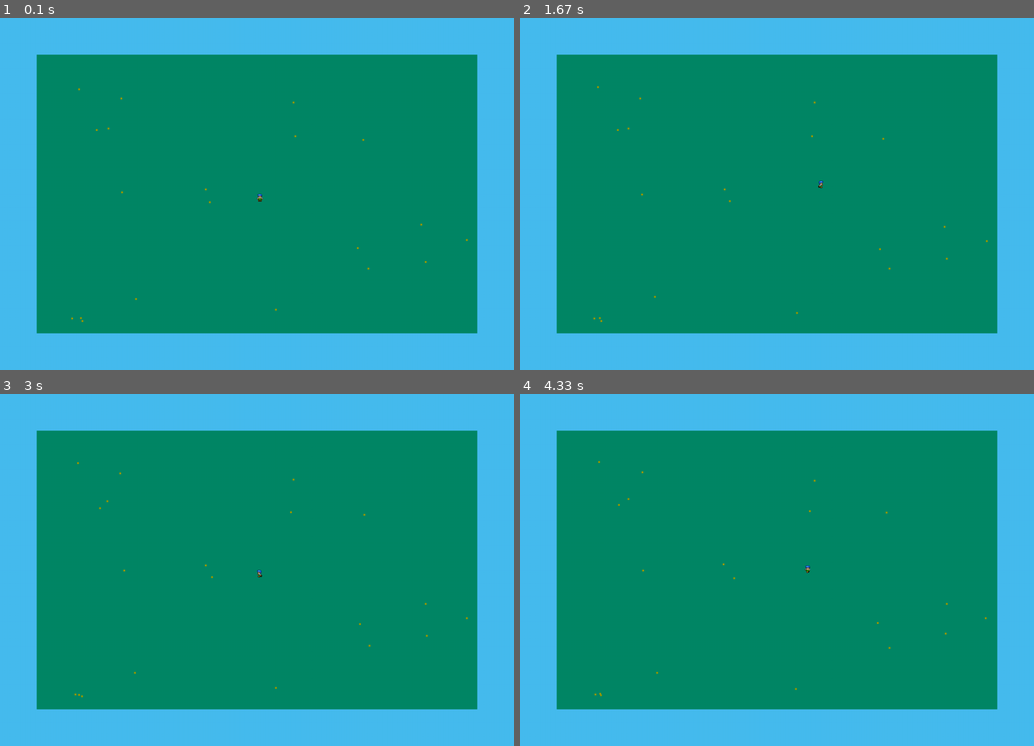
Above: before the commit, frames 1-4 (two rows, left to right).
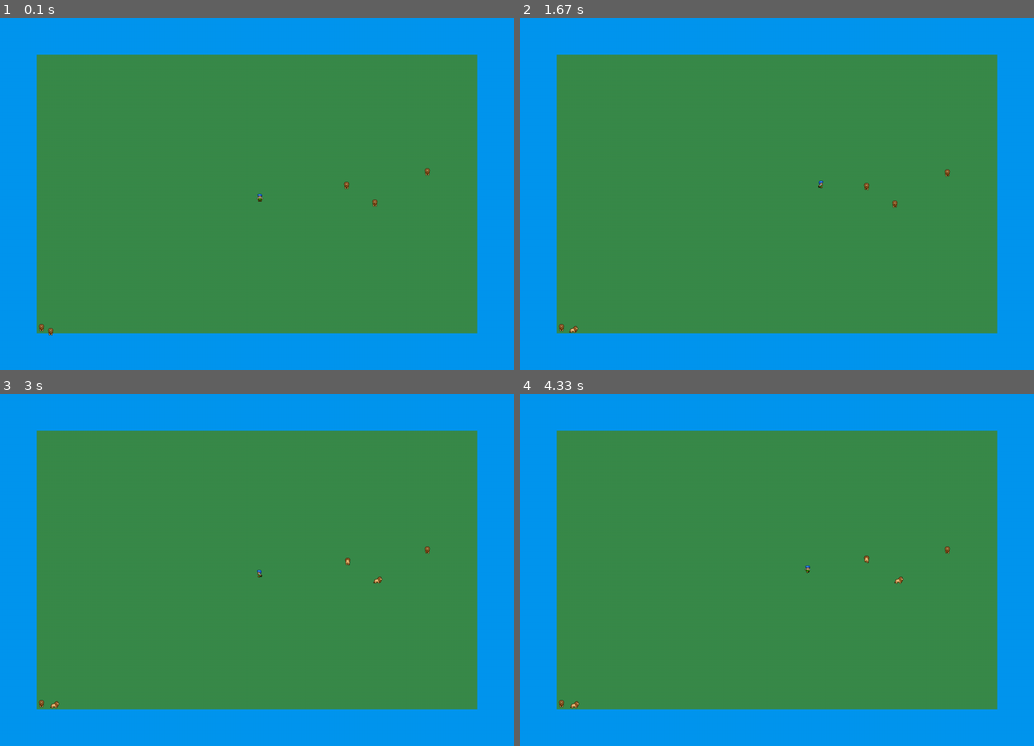
Above: after the commit, the same moments.

Repository: Kristiankaspersen/the-special-pygame
Game: pygame game, started from main.py
Same seed, same stepped clock (60 frames per second), same inputs: the game is played once before the commit and once after it.
Inputs:
- Up to frame 1 (0.1 s): no input
- Up to frame 2 (1.67 s): hold D 0.33-0.8 s; hold W 0.83-1.13 s; hold D 1.17-1.63 s
- Up to frame 3 (3 s): hold A 1.67-2.2 s; hold S 2.23-2.53 s; hold A 2.57-2.97 s
- Up to frame 4 (4.33 s): hold W 3-3.37 s; hold D 3.4-4.03 s; hold S from 4.07 s (still down)

The runs differ from the first frame. In frame 1, 100% of the frame differs, in the area x 0-100%, y 0-100%; in frame 2, 100%; in frame 3, 100%; in frame 4, 100%.

Commit message:
Lions and more

Diff:
--- a/animal.py
+++ b/animal.py
@@ -3,7 +3,7 @@
 
 class Animal:
     all = []
-    def __init__(self,x,y,speed,laziness,health,width,height):
+    def __init__(self, x, y, speed, laziness, health, width, height):
         self.x = x
         self.y = y
         self.speed = speed
@@ -11,33 +11,102 @@
         self.width = width
         self.height = height
         self.laziness = laziness
+        self.animal_type = "Animal"
 
         Animal.all.append(self)
 
 
-    def draw_animal(self, screen):
-        color = (153,153,0)
-        pygame.draw.rect(screen, color, pygame.Rect(self.x, self.y, self.width, self.height))
+    def draw_animal(self, screen, images=[], animate_num=-1, move=False):
+        if animate_num != -1 and images and move:
+            self.surface = pygame.image.load(f"animals/{self.animal_type}/{images[animate_num]}").convert_alpha()
+        self.animal_rect = self.surface.get_rect(topleft = (self.x,self.y))
+        screen.blit(self.surface,self.animal_rect)
 
-    def animal_movement(self, island):
-        num1 = random.randint(1,4)
-        num2 = random.randint(1,self.laziness)
-        if num2 < 3:
-            if num1 == 1 and self.x > island.x:
+
+    def animal_movement(self, island, screen, animate_num):
+        self.width = self.surface.get_width()
+        self.height = self.surface.get_height()
+        screen = screen
+        move_direction = random.randint(1,4)
+        num_move = random.randint(1,self.laziness)
+        if num_move < 3:
+            if move_direction == 1:
                 self.x -= self.speed
-            elif num1 == 2 and self.y > island.y:
+                self.check_bounds(island, screen)
+                images = ["L.png", "LR.png", "LL.png"]
+                self.draw_animal(screen, images, animate_num, True)
+            elif move_direction == 2:
                 self.y -= self.speed
-            elif num1 == 3 and self.x + self.width < island.x + island.width:
+                self.check_bounds(island, screen)
+                images = ["B.png", "BR.png", "BL.png"]
+                self.draw_animal(screen, images, animate_num, True)
+            elif move_direction == 3:
                 self.x += self.speed
-            elif num1 == 4 and self.y + self.height < island.y + island.height:
+                self.check_bounds(island, screen)
+                images = ["R.png", "RR.png", "RL.png"]
+                self.draw_animal(screen, images, animate_num, True)
+            elif move_direction == 4:
                 self.y += self.speed
+                self.check_bounds(island, screen)
+                images = ["F.png", "FR.png", "FL.png"]
+                self.draw_animal(screen, images, animate_num, True)
+        self.draw_animal(screen, animate_num)
 
+    #Make sure the animals stay within their bounds
+    def check_bounds(self, island, screen):
+        if not self.animal_type == "fish":
+            if self.x < island.x:
+                self.x = island.x
+            elif self.y < island.y:
+                self.y = island.y
+            elif self.x + self.width > island.width + island.offset:
+                self.x = island.width + island.offset - self.width
+            elif self.y + self.height > island.height + island.offset:
+                self.y = island.height + island.offset - self.height
+        #Fish colliding with island
+        else:
+            if self.x < 0:
+                self.x = 0
+            elif self.x + self.width > screen.get_width():
+                self.x = screen.get_width() - self.width
+            elif self.y < 0:
+                self.y = 0
+            elif self.y + self.height > screen.get_height():
+                self.y = screen.get_height() + self.height
+
+            #Left side
+            elif self.x + self.width > island.offset and self.x + self.width < island.offset + 10 and self.y > island.offset and self.y + self.height < screen.get_height() - island.offset:
+                self.x = island.offset - self.width
+
+            #Right side
+            elif self.x < island.width and self.x > island.width - 10 and self.y > island.offset and self.y + self.height < screen.get_height() - island.offset:
+                self.x = island.width
+
+            #Top side
+            elif self.y + self.height > island.offset and self.y + self.height < island.offset + 10 and self.x > island.offset and self.x + self.width < screen.get_width() - island.offset:
+                self.y = island.offset + self.height
+
+            #Bottom side
+            elif self.y < island.height and self.y > island.height - 10 and self.x > island.offset and self.x + self.width < screen.get_width() - island.offset:
+                self.y = island.height
+
+class Lion(Animal):
+    def __init__(self, x, y, speed, laziness, health, width, height):
+        super().__init__(x, y, speed, laziness, health, width, height)
+
+        self.animal_type = "lion"
+        self.surface = pygame.image.load(f"animals/{self.animal_type}/F.png").convert_alpha()
+
+        Animal.all.append(self)
+        Lion.all.append(self)
 
 
 class Baboon(Animal):
     all = []
     def __init__(self, x, y, speed, laziness, health, width, height):
         super().__init__(x, y, speed, laziness, health, width, height)
+
+        self.animal_type = "baboon"
 
         Animal.all.append(self)
         Baboon.all.append(self)
@@ -46,6 +115,7 @@
     def __init__(self, x, y, speed, laziness, health, width, height):
         super().__init__(x, y, speed, laziness, health, width, height)
 
+        self.animal_type = "hippo"
         Animal.all.append(self)
         Hippo.all.append(self)
 
@@ -53,5 +123,6 @@
     def __init__(self, x, y, speed, laziness, health, width, height):
         super().__init__(x, y, speed, laziness, health, width, height)
 
+        self.animal_type = "fish"
         Animal.all.append(self)
         Fish.all.append(self)
--- a/island.py
+++ b/island.py
@@ -2,25 +2,51 @@
 
 class Island:
     all = []
-    def __init__(self, x, y, width, height):
+    def __init__(self, screen, x, y, width, height):
         self.offset = x
         self.x = x
         self.y = y
         self.width = width
         self.height = height
+        self.screen = screen
 
         Island.all.append(self)
 
-    def generateWater():
-        pass
+    #This generate the bottom layer of the island: Just a green rectangle
+    def generate_island_base(self):
+        self.plain_grass_surface = pygame.image.load(f"landscape/plain_grass.png").convert_alpha()
+        self.plain_grass_surface = pygame.transform.scale(self.plain_grass_surface, (self.width,self.height))
+        self.plain_grass_rect = self.plain_grass_surface.get_rect(topleft = (self.x,self.y))
+        self.screen.blit(self.plain_grass_surface,self.plain_grass_rect)
 
-    def generateTrees(self, tree):
-        # amount_of_trees = tree * random_generate
+    #This generates the water surrounding the island
+    def generateWater(self):
+        self.plain_water_surface1 = pygame.image.load(f"landscape/plain_water.png").convert_alpha()
+        self.plain_water_surface1 = pygame.transform.scale(self.plain_water_surface1, (self.plain_grass_rect.left, self.screen.get_height()))
+        self.plain_water_rect1 = self.plain_water_surface1.get_rect(topleft = (0,0))
+        self.screen.blit(self.plain_water_surface1,self.plain_water_rect1)
+
+        self.plain_water_surface2 = pygame.image.load(f"landscape/plain_water.png").convert_alpha()
+        self.plain_water_surface2 = pygame.transform.scale(self.plain_water_surface2, (self.screen.get_width(), self.plain_grass_rect.top))
+        self.plain_water_rect2 = self.plain_water_surface2.get_rect(topleft = (0,0))
+        self.screen.blit(self.plain_water_surface2,self.plain_water_rect2)
+
+        self.plain_water_surface3 = pygame.image.load(f"landscape/plain_water.png").convert_alpha()
+        self.plain_water_surface3 = pygame.transform.scale(self.plain_water_surface3, (self.screen.get_width(),self.offset))
+        self.plain_water_rect3 = self.plain_water_surface3.get_rect(topleft = (0, self.plain_grass_rect.bottom))
+        self.screen.blit(self.plain_water_surface3,self.plain_water_rect3)
+
+        self.plain_water_surface4 = pygame.image.load(f"landscape/plain_water.png").convert_alpha()
+        self.plain_water_surface4 = pygame.transform.scale(self.plain_water_surface4, (self.offset,self.screen.get_height()))
+        self.plain_water_rect4 = self.plain_water_surface4.get_rect(topleft = (self.plain_grass_rect.right,0))
+        self.screen.blit(self.plain_water_surface4,self.plain_water_rect4)
+
+    def generateTrees(self):
         pass
 
     def generateRocks(self, rocks):
         pass
 
     def draw_island(self, screen):
-        color = (0,135,102)
-        pygame.draw.rect(screen, color, pygame.Rect(self.x, self.y, self.width, self.height))
+        self.generate_island_base()
+        self.generateWater()
--- a/main.py
+++ b/main.py
@@ -1,6 +1,6 @@
 import pygame
 import random
-from animal import Baboon
+from animal import *
 from animal import Animal
 from player import Player
 from island import Island
@@ -13,7 +13,6 @@
         if animation_counter > 2:
             animation_counter = 0
         animation_timer = 0
-
 
 #Initiate Pygame
 pygame.init()
@@ -35,12 +34,18 @@
 
 # Spawn Player and Main Island
 player = Player(player_type, "Geir", 5, 10, middle_spawn[0], middle_spawn[1])
-main_island = Island(island_offset, island_offset, width - island_offset*2, height - island_offset*2 )
+main_island = Island(screen, island_offset, island_offset, width - island_offset*2, height - island_offset*2 )
 
-# Spawn Baboons
-for x in range(20):
-    Baboon(random.randint(main_island.x, main_island.width+island_offset-5), random.randint(main_island.y, main_island.height+island_offset-5), 3, 100, 5, 5, 5)
+def spawn_animals():
+    # Spawn Baboons
+    # for x in range(2):
+    #     Baboon(random.randint(main_island.x, main_island.width+island_offset-5), random.randint(main_island.y, main_island.height+island_offset-5), 3, 100, 5, 5, 5)
 
+    # Spawn Lions
+    for x in range(5):
+        Lion(random.randint(main_island.x, main_island.width+island_offset-5), random.randint(main_island.y, main_island.height+island_offset-5), 3, 400, 20, 5, 5)
+
+spawn_animals()
 running = True
 while running:
     #FPS
@@ -57,14 +62,11 @@
     #Player Movement
     player.move(main_island, animation_counter)
 
-    screen.fill((70,188,239))                           #Simple water covering the entire screen
     main_island.draw_island(screen)                     #Main Island
-    player.draw_player(screen)                          #Player
+    player.draw_player(screen)
 
     # Animal movement
     for animal in Animal.all:
-        animal.animal_movement(main_island)
-    for animal in Animal.all:
-        animal.draw_animal(screen)
+        animal.animal_movement(main_island, screen, animation_counter)
 
     pygame.display.update()
--- a/player.py
+++ b/player.py
@@ -12,7 +12,7 @@
         self.y = y
         self.speed = speed
         self.health = health
-        self.surface = pygame.image.load(f"characters/Player{self.style}/F.png").convert_alpha()
+        self.surface = pygame.image.load(f"characters/Player{style}/F.png").convert_alpha()
 
         Player.all.append(self)
 
@@ -27,12 +27,11 @@
         self.width = self.surface.get_width()
         self.height = self.surface.get_height()
         keys = pygame.key.get_pressed()
-        self.num = num
 
         #Move left
         if keys[pygame.K_a]:
             images = ["L.png", "LR.png", "LL.png"]
-            self.surface = pygame.image.load(f"characters/Player{self.style}/{images[self.num]}").convert_alpha()
+            self.surface = pygame.image.load(f"characters/Player{self.style}/{images[num]}").convert_alpha()
             if keys[pygame.K_LSHIFT]:
                 self.x -= math.floor(self.speed/2 * 1.5)
             else:
@@ -43,7 +42,7 @@
         #Move up
         if keys[pygame.K_w]:
             images = ["B.png", "BR.png", "BL.png"]
-            self.surface = pygame.image.load(f"characters/Player{self.style}/{images[self.num]}").convert_alpha()
+            self.surface = pygame.image.load(f"characters/Player{self.style}/{images[num]}").convert_alpha()
             if keys[pygame.K_LSHIFT]:
                 self.y -= math.floor(self.speed/2 * 1.5)
             else:
@@ -54,7 +53,7 @@
         #Move Right
         if keys[pygame.K_d]:
             images = ["R.png", "RR.png", "RL.png"]
-            self.surface = pygame.image.load(f"characters/Player{self.style}/{images[self.num]}").convert_alpha()
+            self.surface = pygame.image.load(f"characters/Player{self.style}/{images[num]}").convert_alpha()
             if keys[pygame.K_LSHIFT]:
                 self.x += math.floor(self.speed/2 * 1.5)
             else:
@@ -65,7 +64,7 @@
         #Move down
         if keys[pygame.K_s]:
             images = ["F.png", "FR.png", "FL.png"]
-            self.surface = pygame.image.load(f"characters/Player{self.style}/{images[self.num]}").convert_alpha()
+            self.surface = pygame.image.load(f"characters/Player{self.style}/{images[num]}").convert_alpha()
             if keys[pygame.K_LSHIFT]:
                 self.y += math.floor(self.speed/2 * 1.5)
             else:
Binary file added: animals/lion/B.png
Binary file added: animals/lion/BL.png
Binary file added: animals/lion/BR.png
Binary file added: animals/lion/F.png
Binary file added: animals/lion/FL.png
Binary file added: animals/lion/FR.png
Binary file added: animals/lion/L.png
Binary file added: animals/lion/LL.png
Binary file added: animals/lion/LR.png
Binary file added: animals/lion/R.png
Binary file added: animals/lion/RL.png
Binary file added: animals/lion/RR.png
(and 4 more such lines)
